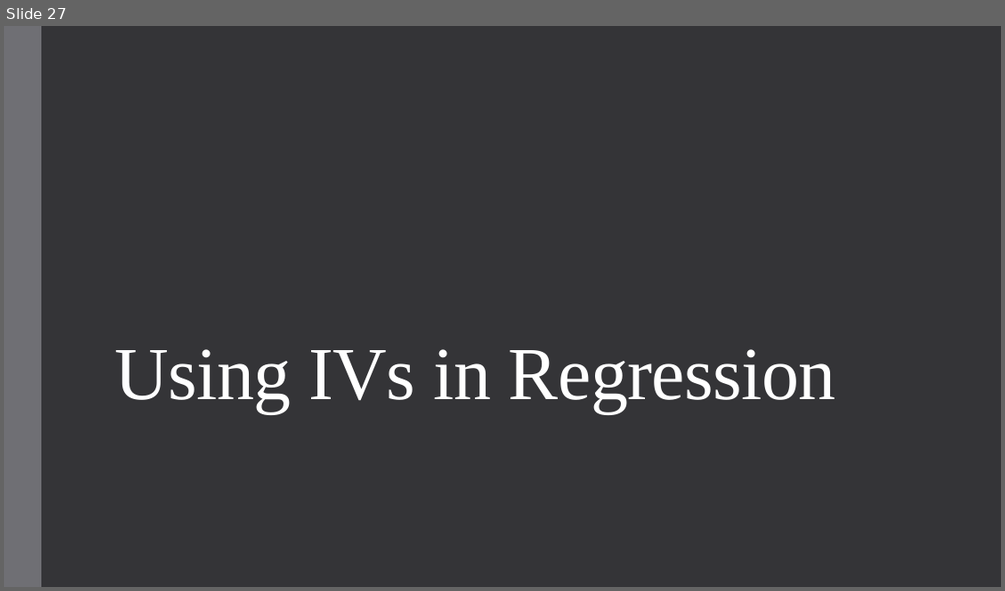
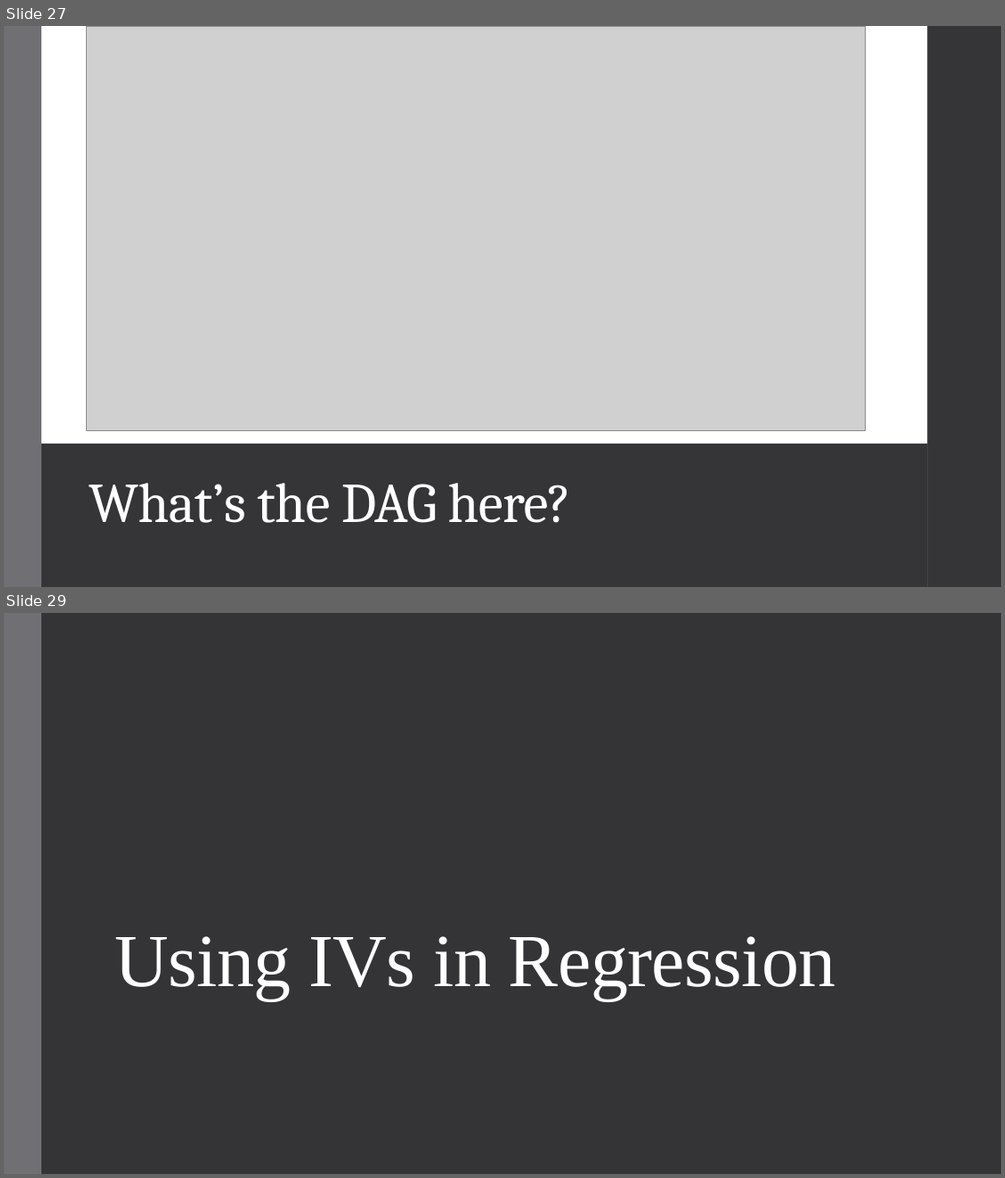
Before and after one commit to qiufei/fork-HAD5744, a slide deck: Lecture06_IV/Lecture6_IVEstimation_2022F.pptx. Shown one above the other, each under a label of ours: slide 27 before the commit, slides 27 and 29 after it; the slides between them are not shown. The pictures are 1005x591 and 1005x1178 pixels, drawn with LibreOffice and Linux fonts; fonts in the diff are those of the drawing; grey boxes stand for pictures. Boxes give left, top, right and bottom in pixels: in the first picture for what was removed or moved away, otherwise in the second. Text is boxed around its words. In the diff, an @@ line names an element or a change of style, - is before the commit and + after.

```diff
--- a/Lecture06_IV/Lecture6_IVEstimation_2022F.pptx
+++ b/Lecture06_IV/Lecture6_IVEstimation_2022F.pptx
@@ slide 27 added at bbox=[4, 26, 1001, 587], background #FFFFFF @@
@@ rectangle added at bbox=[4, 26, 41, 587], fill #6F6F74 @@
@@ rectangle added at bbox=[41, 26, 928, 443], fill #FFFFFF @@
@@ picture added at bbox=[86, 26, 866, 431] @@
@@ rectangle added at bbox=[928, 26, 1001, 587], fill #353537 @@
@@ rectangle added at bbox=[928, 26, 1001, 587], fill #353537 @@
@@ rectangle added at bbox=[41, 443, 928, 587], fill #353537 @@
@@ title added at bbox=[89, 483, 572, 523], 54 pt, text #FFFFFF @@
+What’s the DAG here?
@@ what was slide 27 is now slide 29 @@
```
Also in this commit, not shown: 1 slide changed, 4 other slides added, 1 slide removed, 6 other files.
